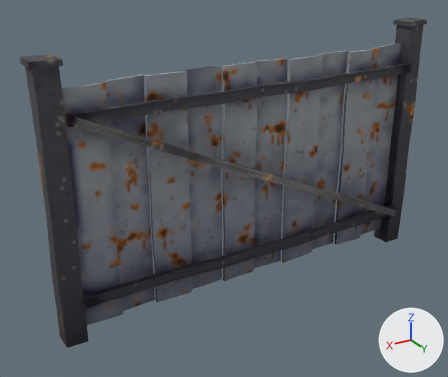
Renders of the glTF model art/models/YardFence/YardFence.glb from each side of a commit.
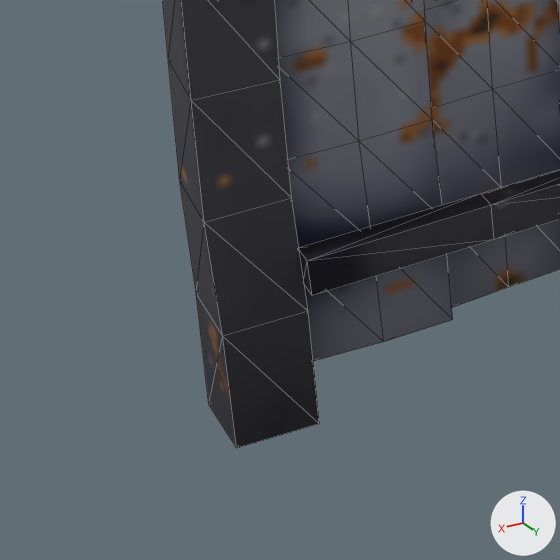
The first picture shows the older version from a camera (50 mm lens) standing at (6.53, 9.71, 7.23) and looking at (0.61, -0.16, 2.29). The close-ups show the older and then the newer version on the part from 1% to 34% of the width and 61% to 100% of the height of that picture. Only the edits that show in the close-ups are written down. Arrows for +X, +Y and +Z are at lower right; the lights stay in place. The close-ups show mesh edges as thin lines.

Script lines for the objects in view, before the commit:
```python
me_posts = bpy.data.meshes.new('Posts')
me_posts.from_pydata(...)  # 188 vertices, 348 faces; spans x -4.25..4.26, y -0.28..0.46, z -0.01..5.3
me_posts.materials.append(mat_posts)  # picture img_image_0
me_sheets = bpy.data.meshes.new('Sheets')
me_sheets.from_pydata(...)  # 636 vertices, 1200 faces; spans x -3.83..3.8, y -0.16..0.12, z 0.27..4.82
me_sheets.materials.append(mat_sheets)  # picture img_image_1
ob_posts = bpy.data.objects.new('Posts', me_posts)
ob_posts.location = (0.0, 0.0, 0.0)
ob_sheets = bpy.data.objects.new('Sheets', me_sheets)
ob_sheets.location = (0.0, 0.0, 0.0)
```
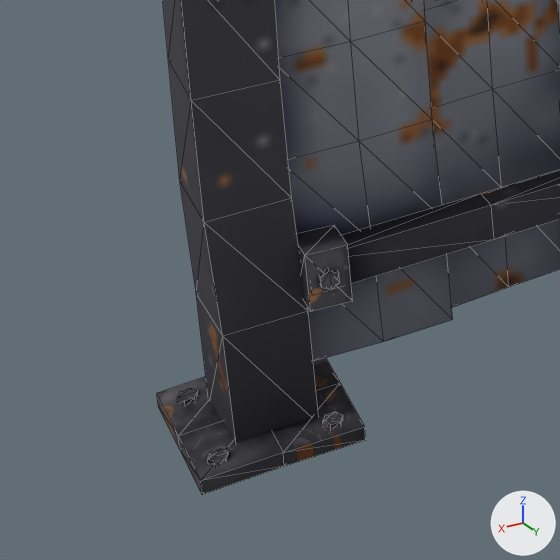
What differs and where, as boxes [x1, y1, x2, y2] in the close-ups (560 x 560 px):
'Fittings', added
    after: [157, 225, 366, 495]

What the commit changed:
Picture 'Image_2' (img_image_2) is new.
Material 'Fittings' (mat_fittings) is new.
Its texture is img_image_2.
Its roughness is 1.0.
Mesh me_fittings is new.
It has 212 vertices, 352 faces and spans x -4.43..4.42, y -0.4..0.4, z -0.02..4.48.
It uses material mat_fittings (picture img_image_2).
Object 'Fittings' (ob_fittings) is new; it shows me_fittings.
Its location is (0.0, 0.0, 0.0).
